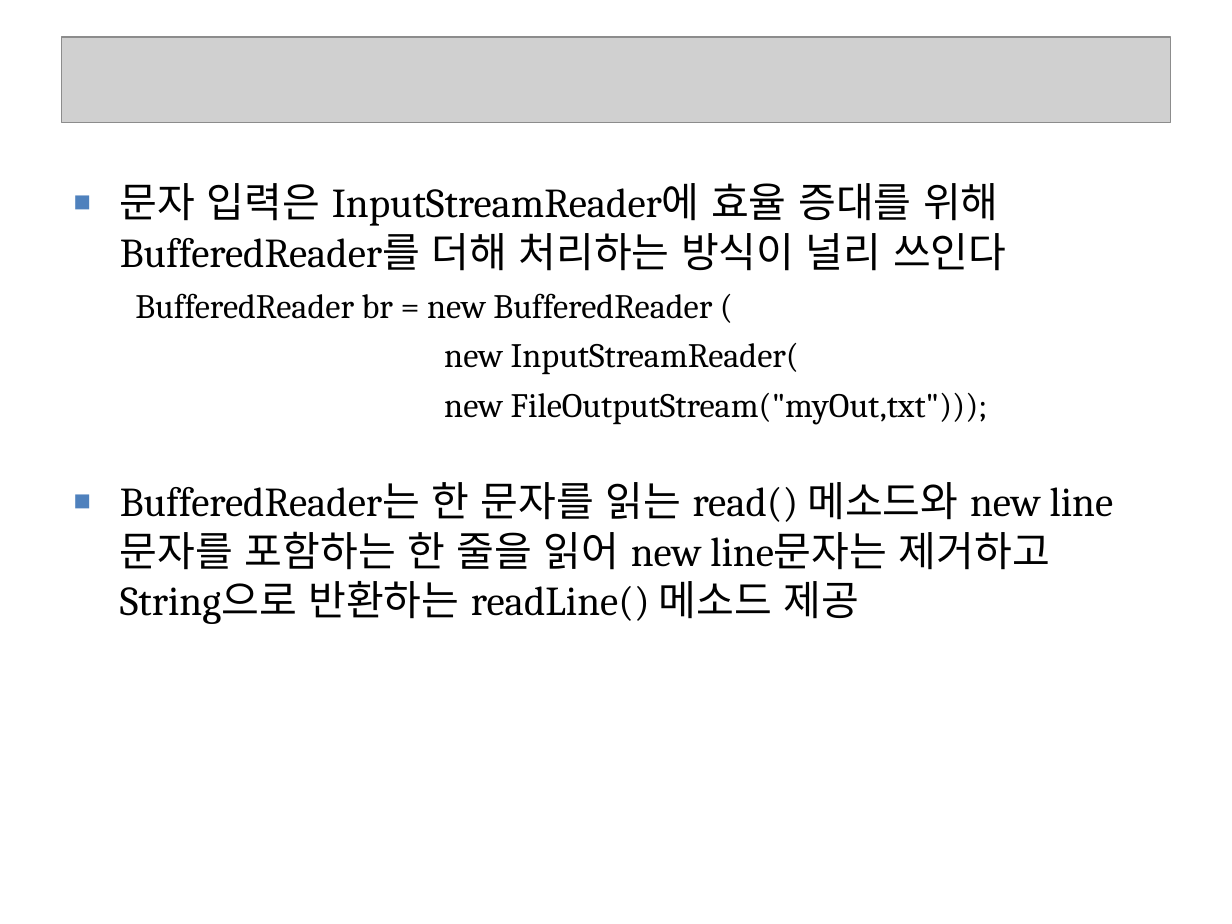
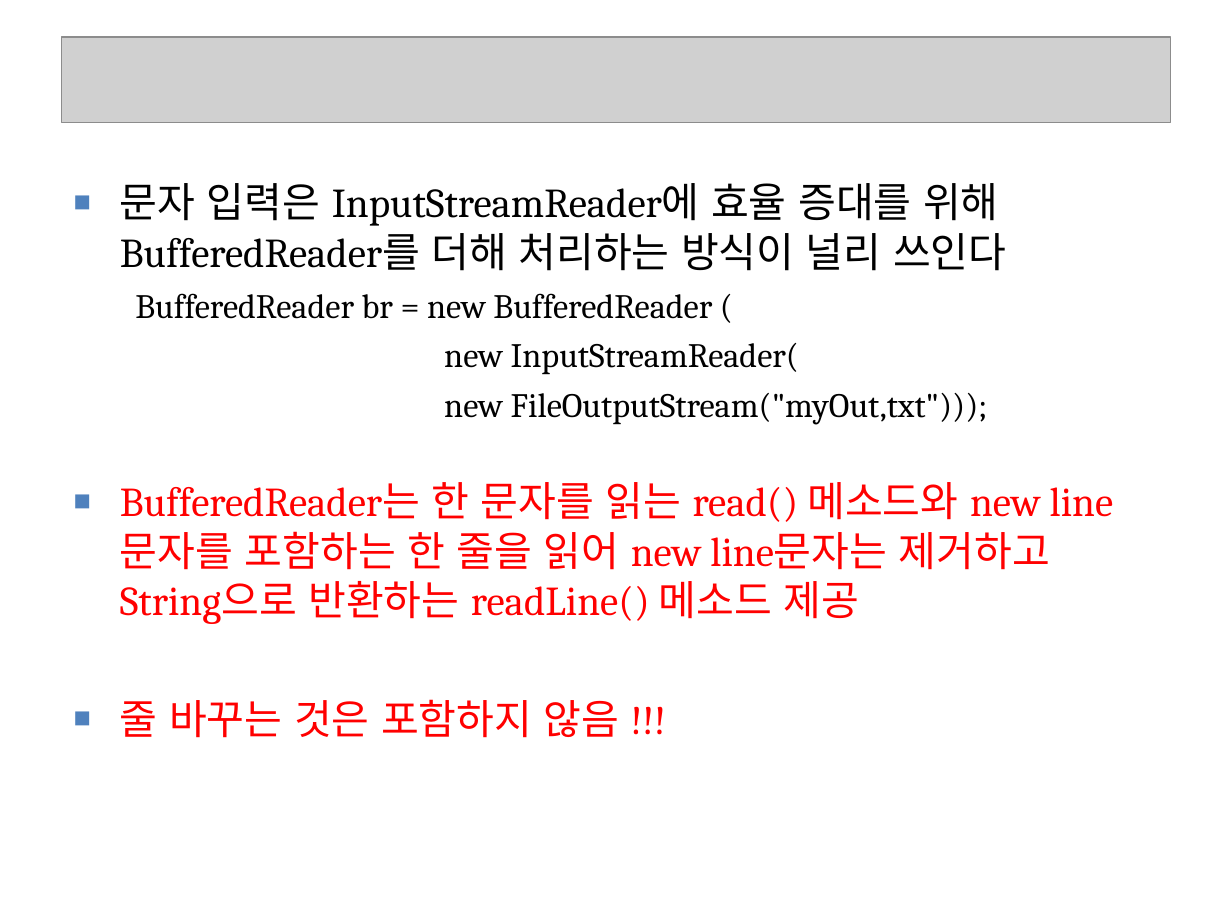
Before and after one commit to seleuchel/javaNetwork, a slide deck: slide 40 of ppt/528_chap02Streams4CharacterByteArray.ppt (slide 39 before the commit). Drawn at 1232x924 pixels with LibreOffice and Linux fonts; fonts in the diff are those of the drawing; grey boxes stand for pictures; background and template pictures are left out. Boxes give left, top, right and bottom in pixels: in the first picture for what was removed or moved away, otherwise in the second. Text is boxed around its words. In the diff, an @@ line names an element or a change of style, - is before the commit and + after.

```diff
--- a/ppt/528_chap02Streams4CharacterByteArray.ppt
+++ b/ppt/528_chap02Streams4CharacterByteArray.ppt
@@ text at <box>120,482,1114,624</box>: text colour #000000 to #FF0000 in "BufferedReader는 한 문자를 읽는 read() 메소드와 new ..." @@
@@ text at <box>120,699,620,738</box>: paragraph added @@
+■ 줄 바꾸는 것은 포함하지 않음 !!!
```
Also in this commit, not shown: 24 other slides changed, 3 slides added, 2 slides removed, 7 other files.
